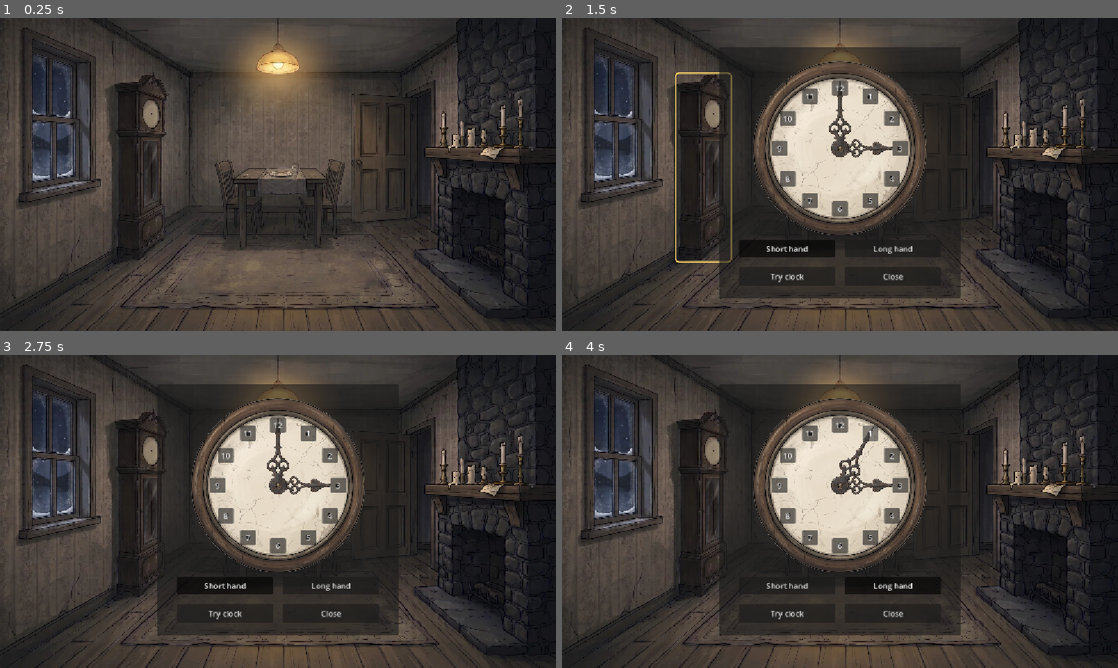
Above: before the commit, frames 1-4 (two rows, left to right).
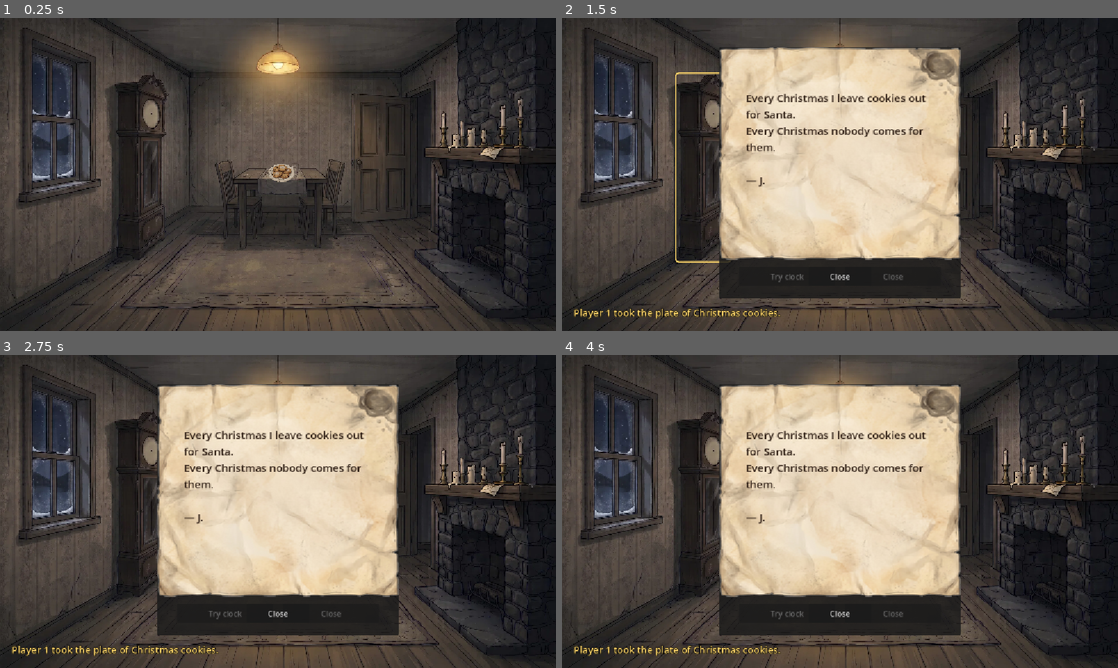
Above: after the commit, the same moments.

Repository: laraglueck/Merry-Scary-Christmas
Game: Godot game, scene res://scenes/living_room.tscn
Same seed, same stepped clock (60 frames per second), same inputs: the game is played once before the commit and once after it. This scene is started directly instead of the project's main scene.
Inputs (mouse positions are in pixels of both pictures, inside the frame that each line leads up to):
- Up to frame 1 (0.25 s): no input
- Up to frame 2 (1.5 s): click (845, 174) at 0.52 s; click (701, 168) at 1.25 s
- Up to frame 3 (2.75 s): click "Short hand" at 2 s
- Up to frame 4 (4 s): click "Long hand" at 2.75 s; click "1" at 3.5 s

The runs differ from the first frame. In frame 1, 0.2% of the frame differs, in the area x 48-53%, y 46-53%; in frame 2, 25%; in frame 3, 25%; in frame 4, 25%, in the area x 2-72%, y 9-97%.

Commit message:
Cookies on the living room table for the good ending, one figure when playing alone (spec 31)
- A plate of cookies on the living room table goes into the inventory; J.'s note lay under it
- Leaving the photo and cookies now needs both; the attic explains what is missing
- Santa's attic hint mentions the cookies
- Playing alone, only the own hero walks in the hall

Co-Authored-By: Claude Opus 5.5 <noreply@anthropic.com>

Diff:
--- a/godot/scripts/attic.gd
+++ b/godot/scripts/attic.gd
@@ -36,6 +36,7 @@
 @export var seed_value := -1
 # Offline only: does the team already have the photo from the bedroom?
 @export var has_photo := false
+@export var has_cookies := false  # spec 31: the good ending needs the cookies too
 var net: Node = null  # set by main.gd for online play
 
 var game: Dictionary       # offline: our own game; online: the shared game
@@ -94,6 +95,8 @@
 	new_game["location"] = "attic"
 	if has_photo:
 		InventoryRules.add(new_game, "photo")
+	if has_cookies:
+		InventoryRules.add(new_game, "cookies")
 	new_game["last_event"] = ""
 	return new_game
 
@@ -279,9 +282,12 @@
 	_snore.volume_db = SNORE_LOCKED_DB if locked else SNORE_OPEN_DB
 	_key.visible = not locked and not _key_taken()
 	var photo := InventoryRules.has(game, "photo")
+	var cookies := InventoryRules.has(game, "cookies")  # spec 31
 	_ending_hint.visible = not locked and _key_taken()
-	if photo:
+	if photo and cookies:
 		_ending_hint.text = "The photo shows Jingles laughing with Santa, before everything went wrong.\n\nLeave it beside him with the cookies. Perhaps a reminder of happier times can change his mind."
+	elif photo:
+		_ending_hint.text = "The photo shows Jingles laughing with Santa, before everything went wrong.\n\nBut a photo alone feels too little. Remember the cookies on the living room table?"
 	else:
 		_ending_hint.text = "Could a memory of happier times change his mind?\n\nFind all three photo pieces and put them together in your inventory first."
 	for i in _choice_buttons.size():
@@ -290,7 +296,7 @@
 		var border := HIGHLIGHT if i == _choice_index else Color("5c4a3a")
 		button.add_theme_stylebox_override("normal", _box(Color(0.1, 0.07, 0.07, 0.85), border, 3))
 	# Without the photo the second choice stays clickable, so the reason can be shown.
-	_choice_buttons[1].modulate.a = 1.0 if photo else GREYED_OUT
+	_choice_buttons[1].modulate.a = 1.0 if photo and cookies else GREYED_OUT
 
 
 # ---------- building the screen (runs once) ----------
--- a/godot/scripts/living_room.gd
+++ b/godot/scripts/living_room.gd
@@ -28,6 +28,7 @@
 var _digit_label: Label
 var _note_panel: Panel
 var _note_text: Label
+var _cookies: TextureButton  # spec 31: a plate of cookies on the table
 
 
 func _ready() -> void:
@@ -50,6 +51,7 @@
 	_build_clock_submission()
 	_build_reward()
 	_build_note_ui()
+	_build_cookies()
 	_build_door()
 	_build_window()
 	_refresh()
@@ -94,6 +96,7 @@
 	_piece_button.visible = solved and not InventoryRules.has(game, "photo_piece_1") \
 			and not InventoryRules.has(game, "photo")
 	_digit_label.visible = solved
+	_cookies.visible = lit and not InventoryRules.has(game, "cookies")
 	_digit_label.text = str(room["digit"])
 
 	if solved:
@@ -376,6 +379,36 @@
 	_note_panel.show()
 
 
+# Spec 31: a plate of cookies on the table. A click takes them for the team, and the note
+# from J. that lay under the plate opens. The good ending needs the cookies and the photo.
+const PLATE_NOTE := "Every Christmas I leave cookies out for Santa.\nEvery Christmas nobody comes for them.\n\n— J."
+
+
+func _build_cookies() -> void:
+	_cookies = TextureButton.new()
+	_cookies.name = "Cookies"
+	_cookies.texture_normal = load(IMAGES + "item_cookies.png")
+	_cookies.ignore_texture_size = true
+	_cookies.stretch_mode = TextureButton.STRETCH_KEEP_ASPECT_CENTERED
+	_cookies.position = Vector2(555, 302)  # on the plate in the middle of the table
+	_cookies.size = Vector2(56, 38)
+	_cookies.modulate = Color(0.8, 0.76, 0.7)  # a little darker, like the rest of the room
+	_cookies.mouse_default_cursor_shape = Control.CURSOR_POINTING_HAND
+	_cookies.tooltip_text = "A plate of cookies"
+	_cookies.pressed.connect(_take_cookies)
+	add_child(_cookies)
+
+
+func _take_cookies() -> void:
+	_send("take_cookies", {})
+	if not game["puzzle"]["fuses"][RED_FUSE]["solved"]:
+		return  # too dark: the message says why (online the answer comes later, so no inventory check)
+	_note_text.text = PLATE_NOTE
+	_clock_panel.hide()
+	_note_panel.get_parent().move_child(_note_panel, -1)  # on top (it lives on the stage, spec 21)
+	_note_panel.show()
+
+
 func _close_note() -> void:
 	_note_panel.hide()
 
--- a/godot/scripts/net/network.gd
+++ b/godot/scripts/net/network.gd
@@ -349,6 +349,8 @@
 func _create_game(characters: Dictionary) -> void:
 	game = GameRules.new_game(_rng, characters)
 	game["solo"] = solo                      # single player: one wire order for all fuses
+	if solo:
+		game["figures"] = WalkRules.new_figures(1)  # only the own hero walks, no strangers
 	game["team_name"] = clean_name(team_name)  # for the leaderboard at the end
 	TestStart.apply_if_asked(game, OS.get_cmdline_user_args())  # only when started with "-- test"
 	_clock_rest = 0.0
--- a/godot/scripts/rules/attic_rules.gd
+++ b/godot/scripts/rules/attic_rules.gd
@@ -10,6 +10,7 @@
 
 const CHOICES := {"lock_in": "scary", "reconcile": "merry"}  # choice -> ending
 const NO_PHOTO := "You have nothing that could change his mind."
+const NO_COOKIES := "The photo alone feels too little. Remember the cookies on the table downstairs?"  # spec 31
 
 
 # The attic part of the shared game. The code is not stored here: it is the
@@ -62,7 +63,8 @@
 
 # The final choice beside the sleeping Scary Jingles. Returns the ending
 # ("scary" or "merry"), or "" and an error text when refused.
-static func choose(attic: Dictionary, choice: String, has_photo: bool) -> Dictionary:
+# The good ending needs the whole photo AND the cookies (spec 31).
+static func choose(attic: Dictionary, choice: String, has_photo: bool, has_cookies: bool) -> Dictionary:
 	# 1. Check ...
 	if not attic["unlocked"]:
 		return {"ending": "", "error": "The attic is still locked."}
@@ -72,6 +74,8 @@
 		return {"ending": "", "error": "Unknown choice: %s" % choice}
 	if choice == "reconcile" and not has_photo:
 		return {"ending": "", "error": NO_PHOTO}
+	if choice == "reconcile" and not has_cookies:
+		return {"ending": "", "error": NO_COOKIES}
 	if choice == "lock_in" and not attic.get("key_taken", false):
 		return {"ending": "", "error": "Take the key first."}
 
--- a/godot/scripts/rules/game_rules.gd
+++ b/godot/scripts/rules/game_rules.gd
@@ -103,6 +103,8 @@
 			var error := PowerRules.use(game, player)
 			if error != "":
 				game["last_event"] = "Player %d: %s" % [player + 1, error]
+		"take_cookies":  # the plate of cookies on the living room table (spec 31)
+			_take_cookies(game, player)
 		"take_key":
 			_take_key(game, player)
 		"take_piece":
@@ -238,6 +240,19 @@
 		game["last_event"] = "%s: %s" % [who, result["error"]]
 
 
+# Spec 31: the plate of cookies on the living room table. J. leaves cookies out every
+# year and nobody comes; the team can bring them to him, together with the photo.
+static func _take_cookies(game: Dictionary, player: int) -> void:
+	if not _can_use_living_room(game, player):
+		return
+	var who := "Player %d" % (player + 1)
+	var error := InventoryRules.add(game, "cookies")
+	if error != "":
+		game["last_event"] = "%s: %s." % [who, error]
+	else:
+		game["last_event"] = "%s took the plate of Christmas cookies." % who
+
+
 # Attic (spec 16): the code lock and the final choice, only with the team upstairs.
 static func _in_attic(game: Dictionary, player: int) -> bool:
 	if not game.has("attic"):
@@ -281,7 +296,8 @@
 	var result := AtticRules.choose(
 		game["attic"],
 		choice,
-		InventoryRules.has(game, "photo")
+		InventoryRules.has(game, "photo"),
+		InventoryRules.has(game, "cookies")
 	)
 
 	if result["error"] != "":
--- a/godot/scripts/rules/power_rules.gd
+++ b/godot/scripts/rules/power_rules.gd
@@ -24,7 +24,7 @@
 	"bedroom_done": "Have you looked behind every calendar door? Something torn might be hiding there.",
 	"attic": "Red from the living room, green from the bathroom, gold from the bedroom.",
 	"attic_key": "The key lies on the floor right next to his armchair. Quietly...",
-	"attic_choice": "Before you lock him in: did you put the torn photo together? Remember who he once was.",
+	"attic_choice": "Before you lock him in: did you put the torn photo together? And the cookies on the table downstairs... nobody ever came for them.",
 }
 
 
--- a/godot/scripts/rules/walk_rules.gd
+++ b/godot/scripts/rules/walk_rules.gd
@@ -12,9 +12,10 @@
 
 
 # The figures at the start of a game: side by side, standing still.
-static func new_figures() -> Dictionary:
+# Playing alone there is only one figure (second test round).
+static func new_figures(players: int = Settings.MAX_PLAYERS) -> Dictionary:
 	var figures := {}
-	for player in Settings.MAX_PLAYERS:
+	for player in players:
 		figures[player] = {"x": Settings.FIGURE_START_X[player], "y": Settings.FIGURE_START_Y, "dx": 0.0, "dy": 0.0}
 	return figures
 
--- a/godot/scripts/settings.gd
+++ b/godot/scripts/settings.gd
@@ -42,6 +42,7 @@
 	{"id": "photo_piece_2", "name": "Torn piece", "picture": "item_photo_piece_2.png"},  # bathroom
 	{"id": "photo_piece_3", "name": "Torn piece", "picture": "item_photo_piece_3.png"},  # bedroom calendar
 	{"id": "photo", "name": "Photo", "picture": "item_photo.png"},         # bedroom calendar
+	{"id": "cookies", "name": "Cookies", "picture": "item_cookies.png"},   # living room tin (spec 31)
 	{"id": "key", "name": "Key", "picture": "item_key.png"},              # attic (spec 16)
 ]
 
--- a/godot/tests/test_attic.gd
+++ b/godot/tests/test_attic.gd
@@ -18,10 +18,11 @@
 
 
 # Opens the attic like starting the scene (this runs _ready).
-func open_attic(has_photo := false) -> Node:
+func open_attic(has_photo := false, has_cookies := false) -> Node:
 	var attic = AtticScene.instantiate()
 	attic.seed_value = 42
 	attic.has_photo = has_photo
+	attic.has_cookies = has_cookies
 	tree.root.add_child(attic)
 	return attic
 
@@ -142,8 +143,19 @@
 	assert_contains(text_of(attic, "Message"), "locked Scary Jingles in", "message")
 
 
+# Spec 31: with the photo but without the cookies the choice is still greyed out.
+func test_without_the_cookies_the_choice_is_greyed_out_and_explains() -> void:
+	var attic := open_attic(true, false)
+	open_and_take_the_key(attic)
+	assert_true(find(attic, "ChoiceReconcile").modulate.a < 1.0, "greyed out")
+	assert_contains(text_of(attic, "EndingHint"), "cookies", "the hint points to the cookies")
+	press(attic, "ChoiceReconcile")
+	assert_contains(text_of(attic, "Message"), "cookies on the table", "reason")
+	assert_eq(attic.game["phase"], "hall", "game goes on")
+
+
 func test_with_the_photo_the_choice_is_open_and_ends_merry() -> void:
-	var attic := open_attic(true)
+	var attic := open_attic(true, true)
 	open_and_take_the_key(attic)
 	assert_eq(find(attic, "ChoiceReconcile").modulate.a, 1.0, "not greyed out")
 	key(attic, "ui_right")  # from "Lock him in" to the photo
--- a/godot/tests/test_attic_game.gd
+++ b/godot/tests/test_attic_game.gd
@@ -89,6 +89,7 @@
 func test_reconcile_with_the_photo_ends_the_game_as_merry_christmas() -> void:
 	var game := game_with_attic_open()
 	InventoryRules.add(game, "photo")
+	InventoryRules.add(game, "cookies")  # spec 31
 	GameRules.apply(game, 0, "choose_ending", {"choice": "reconcile"})
 	assert_eq(game["phase"], "merry", "phase")
 	assert_contains(game["last_event"], "left the photo and the cookies", "event")
@@ -100,6 +101,16 @@
 	assert_eq(game["phase"], "hall", "game goes on")
 	assert_eq(game["attic"]["choice"], "", "nothing chosen")
 	assert_contains(game["last_event"], "nothing that could change his mind", "event")
+
+
+# Spec 31: the photo alone is not enough, the cookies belong to it.
+func test_reconcile_with_the_photo_but_no_cookies_changes_nothing() -> void:
+	var game := game_with_attic_open()
+	InventoryRules.add(game, "photo")
+	GameRules.apply(game, 0, "choose_ending", {"choice": "reconcile"})
+	assert_eq(game["phase"], "hall", "game goes on")
+	assert_eq(game["attic"]["choice"], "", "nothing chosen")
+	assert_contains(game["last_event"], "cookies on the table", "points to the living room")
 
 
 func test_choosing_before_the_lock_is_open_changes_nothing() -> void:
--- a/godot/tests/test_attic_rules.gd
+++ b/godot/tests/test_attic_rules.gd
@@ -27,9 +27,9 @@
 
 
 # A refused choice: error text contains the reason, no ending, attic unchanged.
-func assert_choice_rejected(attic: Dictionary, choice: String, has_photo: bool, reason: String) -> void:
+func assert_choice_rejected(attic: Dictionary, choice: String, has_photo: bool, reason: String, has_cookies := true) -> void:
 	var before := attic.duplicate(true)
-	var result := Rules.choose(attic, choice, has_photo)
+	var result := Rules.choose(attic, choice, has_photo, has_cookies)
 	assert_contains(result.get("error", ""), reason, "error text")
 	assert_eq(result.get("ending"), "", "no ending")
 	assert_eq(attic, before, "attic unchanged")
@@ -95,20 +95,31 @@
 func test_lock_in_gives_scary_christmas() -> void:
 	var attic := open_attic()
 	Rules.take_key(attic)
-	var result := Rules.choose(attic, "lock_in", false)
+	var result := Rules.choose(attic, "lock_in", false, false)
 	assert_eq(result, {"ending": "scary", "error": ""}, "result")
 	assert_eq(attic["choice"], "lock_in", "choice kept")
 
 
 func test_reconcile_with_the_photo_gives_merry_christmas() -> void:
 	var attic := open_attic()
-	var result := Rules.choose(attic, "reconcile", true)
+	var result := Rules.choose(attic, "reconcile", true, true)
 	assert_eq(result, {"ending": "merry", "error": ""}, "result")
 	assert_eq(attic["choice"], "reconcile", "choice kept")
 
 
 func test_reconcile_without_the_photo_is_refused() -> void:
 	assert_choice_rejected(open_attic(), "reconcile", false, "nothing that could change his mind")
+
+
+# Spec 31: the good ending needs the cookies too (the empty plate in the living room).
+func test_reconcile_without_the_cookies_is_refused() -> void:
+	assert_choice_rejected(open_attic(), "reconcile", true, "cookies on the table", false)
+
+
+func test_lock_in_needs_no_cookies() -> void:
+	var attic := open_attic()
+	Rules.take_key(attic)
+	assert_eq(Rules.choose(attic, "lock_in", false, false)["ending"], "scary", "scary without cookies")
 
 
 func test_choosing_before_the_lock_is_open_is_refused() -> void:
@@ -122,7 +133,7 @@
 func test_second_choice_is_refused() -> void:
 	var attic := open_attic()
 	Rules.take_key(attic)
-	Rules.choose(attic, "lock_in", true)
+	Rules.choose(attic, "lock_in", true, true)
 	assert_choice_rejected(attic, "reconcile", true, "already")
 
 
--- a/godot/tests/test_inventory_rules.gd
+++ b/godot/tests/test_inventory_rules.gd
@@ -17,7 +17,7 @@
 	var ids := []
 	for item in items:
 		ids.append(item["id"])
-	assert_eq(ids, ["gift_1", "gift_2", "gift_3", "photo_piece_1", "photo_piece_2", "photo_piece_3", "photo", "key"], "the items")
+	assert_eq(ids, ["gift_1", "gift_2", "gift_3", "photo_piece_1", "photo_piece_2", "photo_piece_3", "photo", "cookies", "key"], "the items")
 	if items.size() == 5:
 		assert_eq(items[3]["name"], "Photo", "a name to show")
 		assert_eq(items[1]["picture"], "item_gift_2.png", "a picture to show")
--- a/godot/tests/test_living_room_actions.gd
+++ b/godot/tests/test_living_room_actions.gd
@@ -202,3 +202,27 @@
 	assert_eq(game["inventory"], [], "inventory unchanged")
 	assert_eq(game["penalty_seconds"], 0, "no penalty")
 	assert_contains(game["last_event"], "enter the living room", "reason")
+
+
+
+# ---------- spec 31: the cookies ----------
+
+func test_the_cookies_go_into_the_inventory() -> void:
+	var game := make_game()
+	GameRules.apply(game, 0, "take_cookies", {})
+	assert_true("cookies" in game["inventory"], "cookies taken")
+	assert_contains(game["last_event"], "cookies", "event")
+
+
+func test_the_cookies_are_taken_only_once() -> void:
+	var game := make_game()
+	GameRules.apply(game, 0, "take_cookies", {})
+	GameRules.apply(game, 1, "take_cookies", {})
+	assert_eq(game["inventory"].count("cookies"), 1, "one plate")
+	assert_contains(game["last_event"], "already", "explains")
+
+
+func test_no_cookies_in_the_dark() -> void:
+	var game := make_game(false)
+	GameRules.apply(game, 0, "take_cookies", {})
+	assert_true(not "cookies" in game["inventory"], "nothing taken")
--- a/godot/tests/test_living_room_screen.gd
+++ b/godot/tests/test_living_room_screen.gd
@@ -56,6 +56,20 @@
 		"Again, cold as the winds that blow,",
 		"Last, warm as embers burning low.",
 	]), "note uses the bathroom answer")
+
+
+# Spec 31: a plate of cookies on the table. One click takes it, and J.'s note was under it.
+func test_the_cookies_on_the_table_can_be_taken_once() -> void:
+	var screen = RoomScene.instantiate()
+	screen.seed_value = 42
+	tree.root.add_child(screen)
+	var cookies: TextureButton = screen.find_child("Cookies", true, false)
+	assert_eq(cookies.visible, true, "the cookies are on the table")
+	cookies.pressed.emit()
+	assert_true("cookies" in screen.game["inventory"], "cookies in the inventory")
+	assert_eq(cookies.visible, false, "the plate is empty now")
+	assert_eq(screen.find_child("NotePanel", true, false).visible, true, "a note was under the plate")
+	assert_contains(screen._note_text.text, "J.", "signed by J.")
 
 
 func test_back_to_the_hall() -> void:
--- a/godot/tests/test_network.gd
+++ b/godot/tests/test_network.gd
@@ -436,6 +436,7 @@
 	assert_eq(net.game.get("phase"), "hall", "the game runs after one hero is ready")
 	assert_eq(net.game.get("solo"), true, "a single-player game")
 	assert_eq(net.game.get("team_name"), "Gloria", "the player's name")
+	assert_eq(net.game["figures"].keys(), [0], "only the own hero walks in the hall, no strangers")
 
 
 func test_the_team_name_goes_into_the_game() -> void:
--- a/godot/tests/test_power_rules.gd
+++ b/godot/tests/test_power_rules.gd
@@ -41,6 +41,7 @@
 	assert_contains(PowerRules.hint_for(game), "key", "lock open: take the key")
 	game["attic"]["key_taken"] = true
 	assert_contains(PowerRules.hint_for(game), "photo", "then think of the photo")
+	assert_contains(PowerRules.hint_for(game), "cookies", "and of the cookies (spec 31)")
 	game["location"] = "hall"
 	for fuse in game["puzzle"]["fuses"]:
 		fuse["solved"] = true
Not shown, added: specs/31-cookies.md
